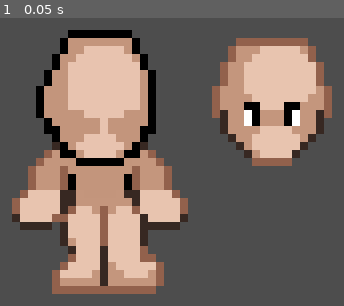
Above: before the commit, frame 1.
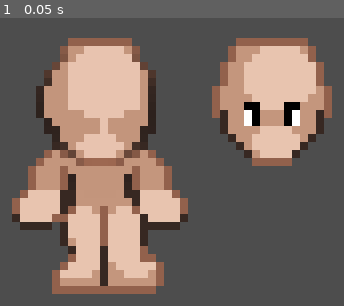
Above: after the commit, the same moment.

Repository: p1petto/CharacterMakerNew
Game: Godot game, scene res://Scenes/maker.tscn
Two runs of this game, one before a commit and one after it. Both use one fixed random seed, a clock stepped at 60 frames per second and the inputs below.
Inputs:
- Up to frame 1 (0.05 s): no input

The runs differ from the first frame. In frame 1, 4.0% of the frame differs, in the area x 10-46%, y 4-60%.

Commit message:
градиент на голове

Diff:
--- a/Resources/DynamicPart/Head/head.tres
+++ b/Resources/DynamicPart/Head/head.tres
@@ -4,5 +4,5 @@
 
 [resource]
 script = ExtResource("1_ykvm2")
-array_points = PackedVector2Array(7, 0, 3, 0, 0, 6, 0, 10, 2, 13, 5, 16, 7, 16, 9, 16, 12, 13, 14, 10, 14, 6, 11, 0)
+array_points = PackedVector2Array(7, 1, 3, 1, 0, 6, 0, 10, 2, 13, 5, 16, 7, 16, 9, 16, 12, 13, 14, 10, 14, 6, 11, 1)
 glare_array_points = PackedVector2Array(3, 9, 3, 3, 6, 1, 10, 1, 12, 4, 12, 9, 8, 10, 8, 12, 10, 13, 9, 15, 5, 15, 4, 13, 7, 12, 8, 11, 7, 10)
--- a/Scenes/character.tscn
+++ b/Scenes/character.tscn
@@ -1,6 +1,7 @@
-[gd_scene load_steps=7 format=3 uid="uid://bmajra62ohwsu"]
+[gd_scene load_steps=8 format=3 uid="uid://bmajra62ohwsu"]
 
 [ext_resource type="PackedScene" uid="uid://dy613l8j7trug" path="res://Scenes/dynamic_part.tscn" id="1_qwsbw"]
+[ext_resource type="Script" path="res://Scripts/character.gd" id="1_qxlcm"]
 [ext_resource type="Resource" uid="uid://bhs6b6rnrwmce" path="res://Resources/DynamicPart/Head/head.tres" id="2_60lhr"]
 [ext_resource type="Resource" uid="uid://dc424wvsgatoa" path="res://Resources/DynamicPart/Head/body.tres" id="3_0fwpx"]
 [ext_resource type="PackedScene" uid="uid://bwi4hslosv760" path="res://Scenes/conditionally_dynamic_part.tscn" id="3_imctp"]
@@ -8,6 +9,7 @@
 [ext_resource type="SpriteFrames" uid="uid://dtu0afq7fxtq3" path="res://Resources/ConditionallyDynamicParts/leg_animations.tres" id="6_ngtbd"]
 
 [node name="Character" type="Node2D"]
+script = ExtResource("1_qxlcm")
 
 [node name="Body" parent="." instance=ExtResource("1_qwsbw")]
 clip_children = 2
--- a/Scenes/dynamic_part.tscn
+++ b/Scenes/dynamic_part.tscn
@@ -1,8 +1,13 @@
-[gd_scene load_steps=4 format=3 uid="uid://dy613l8j7trug"]
+[gd_scene load_steps=5 format=3 uid="uid://dy613l8j7trug"]
 
 [ext_resource type="Script" path="res://Scripts/DynamicParts/dynamic_part.gd" id="1_aptrw"]
 [ext_resource type="Texture2D" uid="uid://b6c2oobtn80w5" path="res://idle-Sheet2.png" id="3_8aldy"]
 [ext_resource type="Texture2D" uid="uid://dsh028d68m4ro" path="res://idle-Sheet.png" id="3_vgywu"]
+
+[sub_resource type="Gradient" id="Gradient_1pucr"]
+interpolation_mode = 2
+offsets = PackedFloat32Array(0.2, 0.2, 0.4, 0.4, 0.6, 0.6, 0.8, 0.8)
+colors = PackedColorArray(0.572549, 0.380392, 0.298039, 1, 0.215686, 0.156863, 0.133333, 1, 0.215686, 0.156863, 0.133333, 1, 0.572549, 0.380392, 0.298039, 1, 0.572549, 0.380392, 0.298039, 1, 0.215686, 0.156863, 0.133333, 1, 0.215686, 0.156863, 0.133333, 1, 0.572549, 0.380392, 0.298039, 1)
 
 [node name="DynamicPart" type="Node2D"]
 script = ExtResource("1_aptrw")
@@ -46,4 +51,5 @@
 [node name="Line2D" type="Line2D" parent="."]
 closed = true
 width = 1.0
-default_color = Color(0, 0, 0, 1)
+default_color = Color(0.215686, 0.156863, 0.133333, 1)
+gradient = SubResource("Gradient_1pucr")
--- a/Scripts/DynamicParts/dynamic_part.gd
+++ b/Scripts/DynamicParts/dynamic_part.gd
@@ -3,13 +3,18 @@
 @export var dynamic_part: DynamicBodyPart
 
 @onready var polygon2d = $Polygon2D
+@onready var testpolygon2d = $Polygon2D
 @onready var line2d = $Line2D
 @onready var glare = $Polygon2D/glare
 
+
 func _ready() -> void:
 	if dynamic_part:
-		polygon2d.polygon = dynamic_part.array_points
-		line2d.points = dynamic_part.array_points
+		setup_polygon()
 
-		if dynamic_part.glare_array_points:
-			glare.polygon = dynamic_part.glare_array_points
+func setup_polygon() -> void:
+	polygon2d.polygon = dynamic_part.array_points
+	line2d.points = dynamic_part.array_points
+
+	if dynamic_part.glare_array_points:
+		glare.polygon = dynamic_part.glare_array_points
--- /dev/null
+++ b/Scripts/character.gd
@@ -0,0 +1,12 @@
+extends Node2D
+
+@onready var head = $Head
+
+# Called when the node enters the scene tree for the first time.
+func _ready() -> void:
+	pass
+
+
+# Called every frame. 'delta' is the elapsed time since the previous frame.
+func _process(delta: float) -> void:
+	pass
